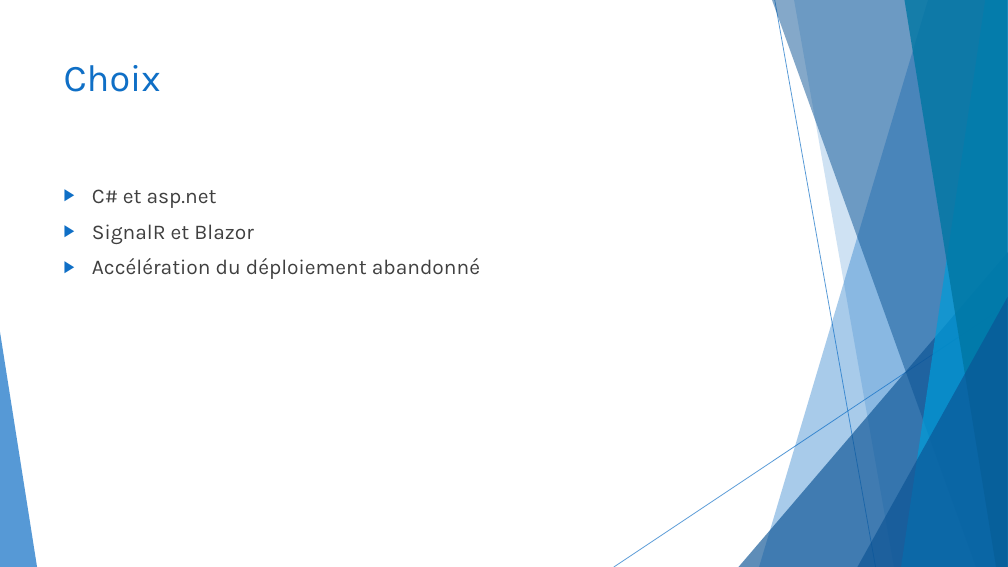
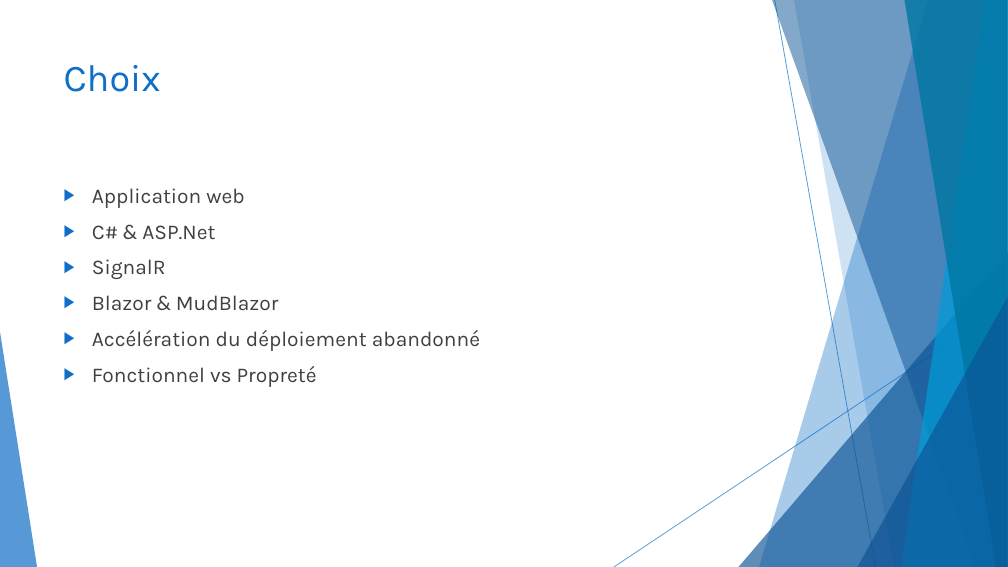
Before and after one commit to CeKonVeu/KingSkullClassicOnline, a slide deck: slide 9 of doc/King Skull Classic Online.pptx. Drawn at 1008x567 pixels with LibreOffice and Linux fonts; fonts in the diff are those of the drawing. Boxes give left, top, right and bottom in pixels: in the first picture for what was removed or moved away, otherwise in the second. Text is boxed around its words. In the diff, an @@ line names an element or a change of style, - is before the commit and + after.

```diff
--- a/doc/King Skull Classic Online.pptx
+++ b/doc/King Skull Classic Online.pptx
@@ text at [92,188,279,310]: text changed @@
-▶ C# et asp.net
-▶ SignalR et Blazor
+▶ Application web
+▶ C# & ASP.Net
+▶ SignalR
+▶ Blazor & MudBlazor
@@ text at [92,366,317,387]: paragraph added @@
+▶ Fonctionnel vs Propreté
```
Also in this commit, not shown: 8 other slides changed, 2 slides added, 1 slide removed.
